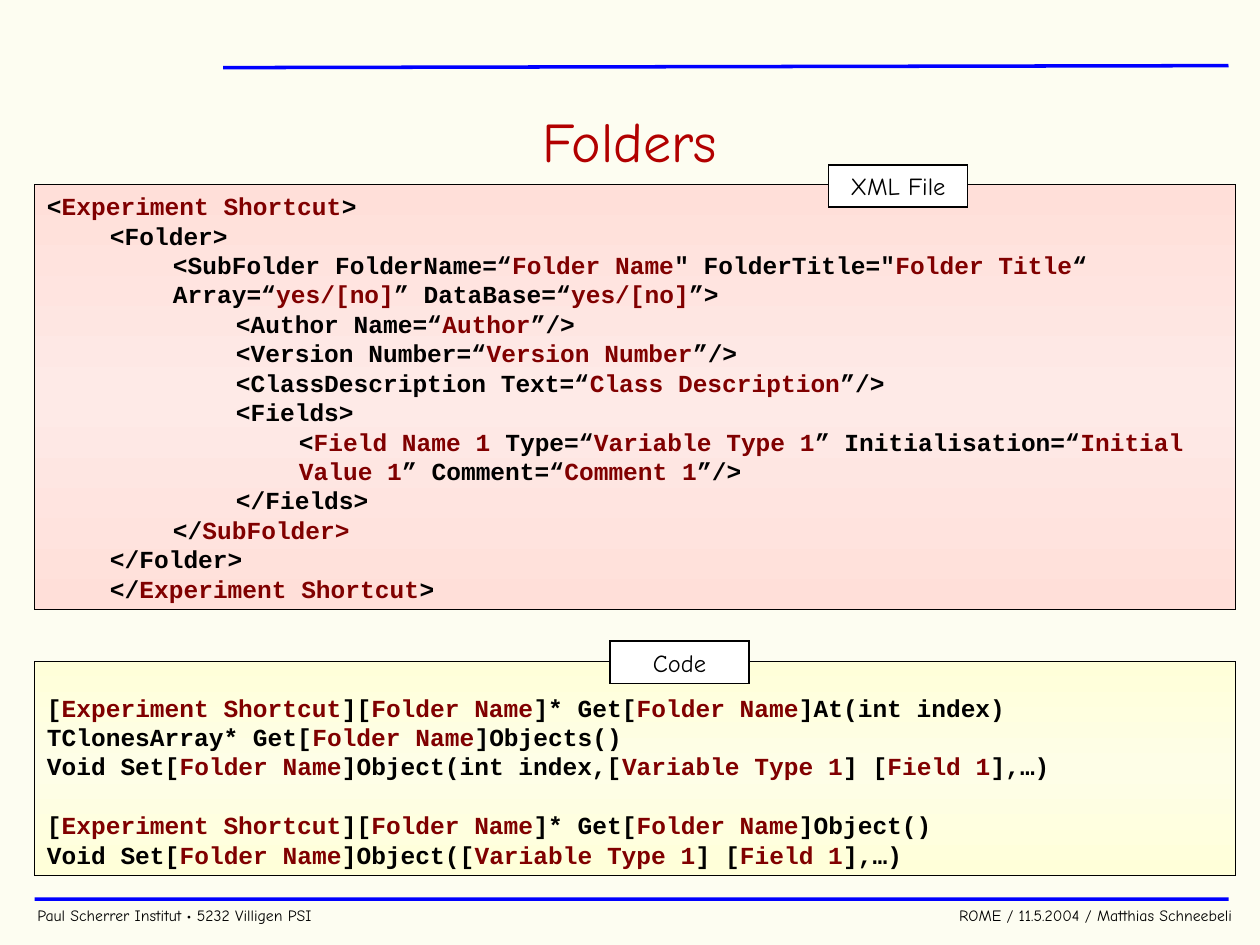
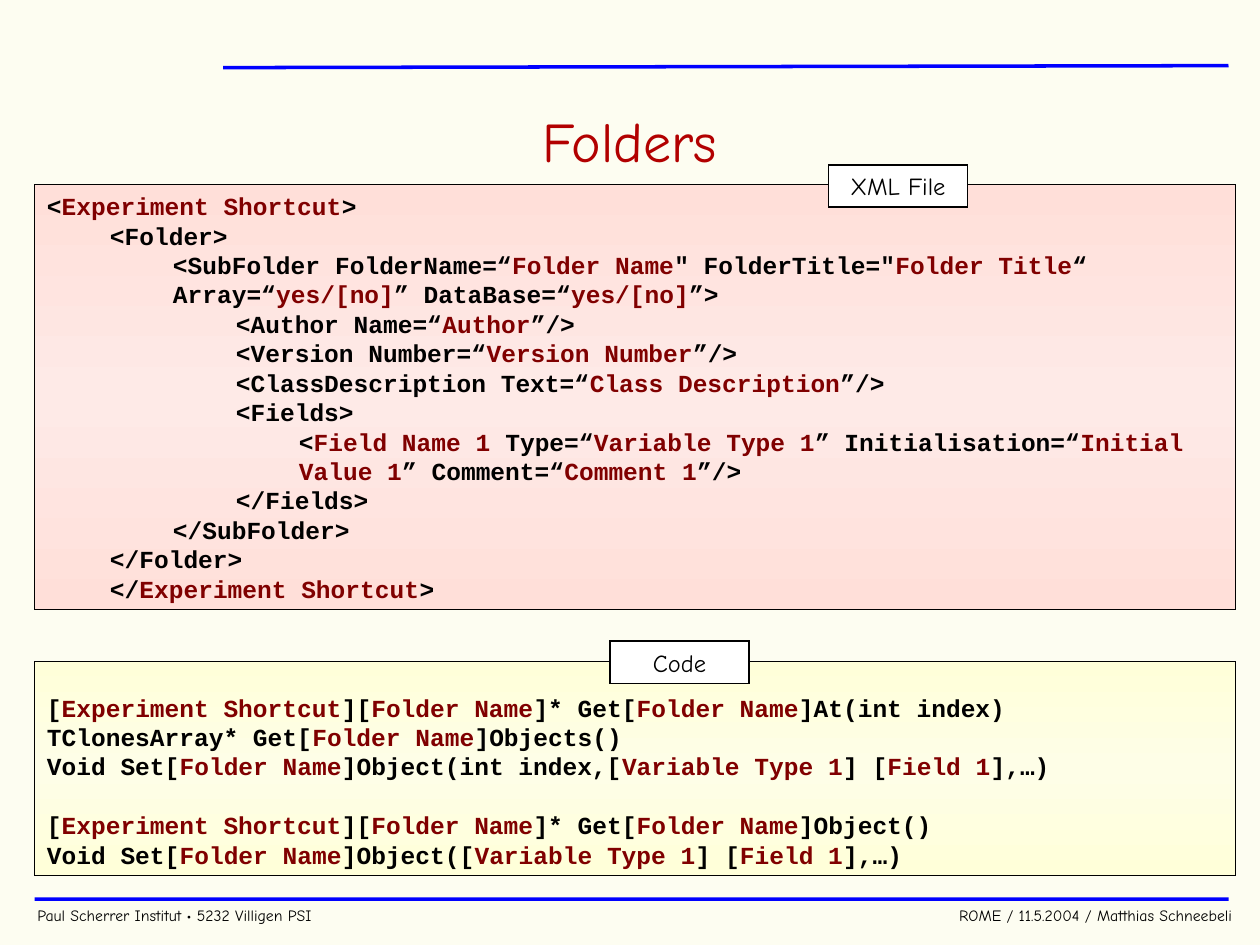
Before and after one commit to cjpl/rome, a slide deck: slide 11 of documentation/ROME.ppt. Drawn at 1260x945 pixels with LibreOffice and Linux fonts; fonts in the diff are those of the drawing; background and template pictures are left out. Boxes give left, top, right and bottom in pixels: in the first picture for what was removed or moved away, otherwise in the second. Text is boxed around its words. In the diff, an @@ line names an element or a change of style, - is before the commit and + after.

```diff
--- a/documentation/ROME.ppt
+++ b/documentation/ROME.ppt
@@ text in rectangle at (173, 521, 350, 540): text colour #800000 to #000000 in "</SubFolder>" @@
```
Also in this commit, not shown: 5 other slides changed, 2 slides added.
